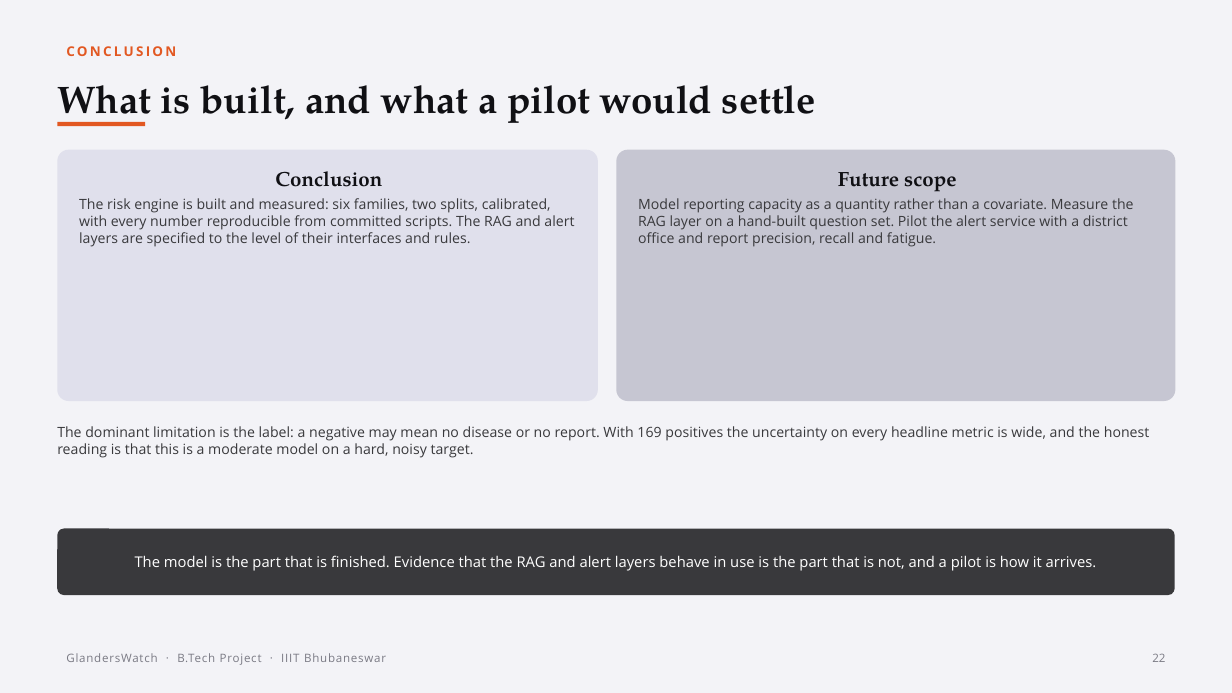
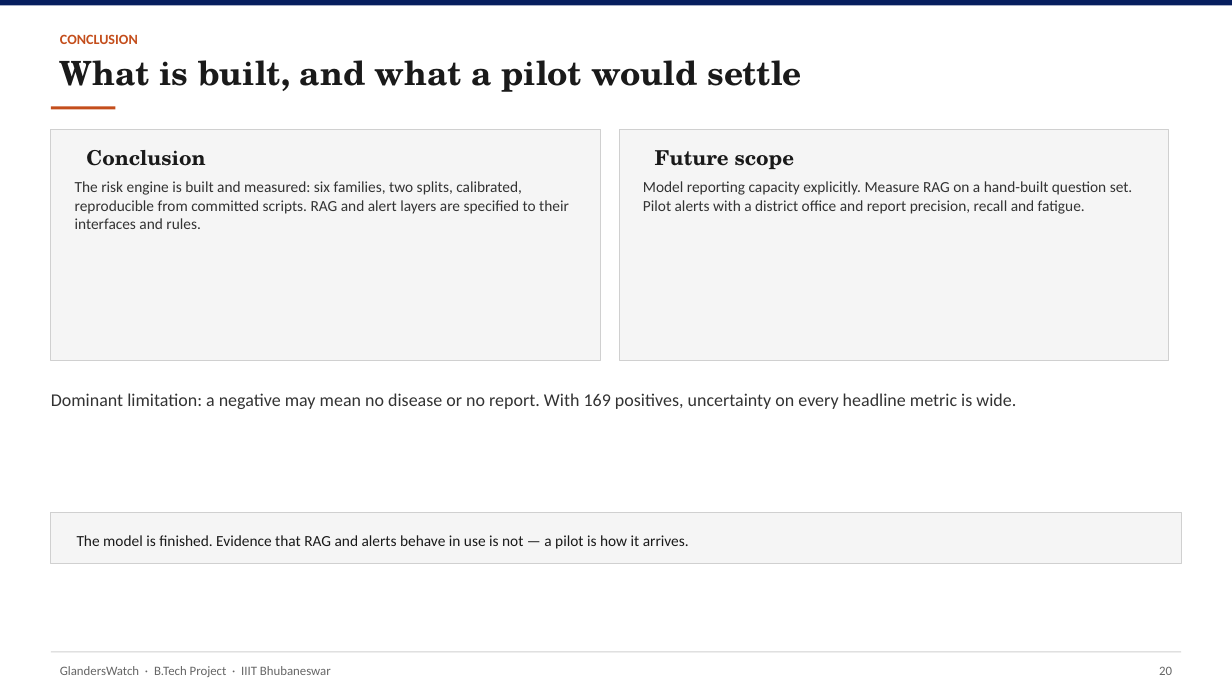
Before and after one commit to YuvrajSingh-mist/glandersWatch, a slide deck: slide 21 of slides/GlandersWatch_Deck.pptx (slide 22 before the commit). Drawn at 1232x693 pixels with LibreOffice and Linux fonts; fonts in the diff are those of the drawing. Boxes give left, top, right and bottom in pixels: in the first picture for what was removed or moved away, otherwise in the second. Text is boxed around its words. In the diff, an @@ line names an element or a change of style, - is before the commit and + after.

Commit message:
Simplify deck design and use report-exported figures only
Replace decorative pipeline art with charts cropped from Final_v2,
flatten the visual style to white slides with navy accents, and keep
IIIT logo as the only non-report image.

```diff
--- a/slides/GlandersWatch_Deck.pptx
+++ b/slides/GlandersWatch_Deck.pptx
@@ rectangle removed at [0,0,1232,693] @@
@@ rectangle added at [0,0,1232,6], fill #061E5E @@
@@ text "CONCLUSION": place and size @@
-text "CONCLUSION" at [66,46,176,56]
+text "CONCLUSION" at [60,34,138,44]
@@ text "CONCLUSION" at [60,34,138,44]: size 10.5 to 11 pt, font Open Sans to Calibri, text colour #E25822 to #C44E1C, letter spacing 1.8 to 0 pt @@
@@ text "What is built, and what ...": place and size @@
-text "What is built, and what ..." at [57,85,816,126]
+text "What is built, and what ..." at [60,60,802,92]
@@ text "What is built, and what ..." at [60,60,802,92]: size 30 to 26 pt, font TeX Gyre Pagella to TeX Gyre Schola, text colour #101014 to #1A1A1A @@
@@ rectangle: place and size @@
-rectangle at [57,122,145,126]
+rectangle at [51,106,116,110]
@@ rectangle at [51,106,116,110]: fill #E25822 to #C44E1C @@
@@ rectangle added at [51,129,601,360], fill #F5F5F5, outline #D0D0D0 0.75 pt @@
@@ text "Conclusion": place and size @@
-text "Conclusion" at [57,150,598,401]
+text "Conclusion" at [75,150,569,229]
@@ text "Conclusion" at [75,150,569,229]: fill #E0E0EC to none @@
@@ rectangle added at [619,129,1169,360], fill #F5F5F5, outline #D0D0D0 0.75 pt @@
@@ text "Future scope": place and size @@
-text "Future scope" at [616,150,1176,401]
+text "Future scope" at [643,150,1133,214]
@@ text "Future scope" at [643,150,1133,214]: fill #C6C6D2 to none @@
@@ text at [86,150,205,166]: font TeX Gyre Pagella to TeX Gyre Schola, text colour #101014 to #1A1A1A in "Conclusion"; alignment centre to left; more space between paragraphs @@
@@ text at [655,150,795,169]: font TeX Gyre Pagella to TeX Gyre Schola, text colour #101014 to #1A1A1A in "Future scope"; alignment centre to left; more space between paragraphs @@
@@ text at [75,181,569,229]: text changed; size 11 to 12 pt; font Open Sans to Calibri; text colour #39393C to #333333 @@
-The risk engine is built and measured: six families, two splits, calibrated, with every number reproducible from committed scripts. The RAG and alert layers are specified to the level of their interfaces and rules.
+The risk engine is built and measured: six families, two splits, calibrated, reproducible from committed scripts. RAG and alert layers are specified to their interfaces and rules.
@@ text at [643,181,1133,214]: text changed; size 11 to 12 pt; font Open Sans to Calibri; text colour #39393C to #333333 @@
-Model reporting capacity as a quantity rather than a covariate. Measure the RAG layer on a hand-built question set. Pilot the alert service with a district office and report precision, recall and fatigue.
+Model reporting capacity explicitly. Measure RAG on a hand-built question set. Pilot alerts with a district office and report precision, recall and fatigue.
@@ text at [51,393,1016,409]: text changed; size 11 to 14 pt; font Open Sans to Calibri; text colour #39393C to #333333 @@
-The dominant limitation is the label: a negative may mean no disease or no report. With 169 positives the uncertainty on every headline metric is wide, and the honest reading is that this is a moderate model on a hard, noisy target.
+Dominant limitation: a negative may mean no disease or no report. With 169 positives, uncertainty on every headline metric is wide.
@@ rectangle added at [51,513,1181,564], fill #F5F5F5, outline #D0D0D0 0.75 pt @@
@@ text "The model is finished. Evidence ...": place and size @@
-text "The model is finished. Evidence ..." at [57,529,1175,595]
+text "The model is finished. Evidence ..." at [77,535,689,549]
@@ text "The model is finished. Evidence ..." at [77,535,689,549]: fill #39393C to none @@
@@ text at [77,535,689,549]: text changed; size 11.5 to 12 pt; font Open Sans to Calibri; text colour #FFFFFF to #1A1A1A @@
-The model is the part that is finished. Evidence that the RAG and alert layers behave in use is the part that is not, and a pilot is how it arrives.
+The model is finished. Evidence that RAG and alerts behave in use is not — a pilot is how it arrives.
@@ text "GlandersWatch · B.Tech Project · ...": place and size @@
-text "GlandersWatch · B.Tech Project · ..." at [66,653,386,665]
+text "GlandersWatch · B.Tech Project · ..." at [60,666,331,677]
@@ text "GlandersWatch · B.Tech Project · ..." at [60,666,331,677]: size 9 to 10 pt, font Open Sans to Calibri, text colour #7A7A84 to #666666, letter spacing 0.6 to 0 pt @@
@@ rectangle added at [51,652,1181,653], fill #D0D0D0 @@
@@ text removed at [1152,653,1165,662] @@
-22
@@ text added at [1159,666,1172,675], 10 pt, text #666666 @@
+20
```
Also in this commit, not shown: 16 other slides changed, 6 slides added, 7 slides removed, 14 other files.
